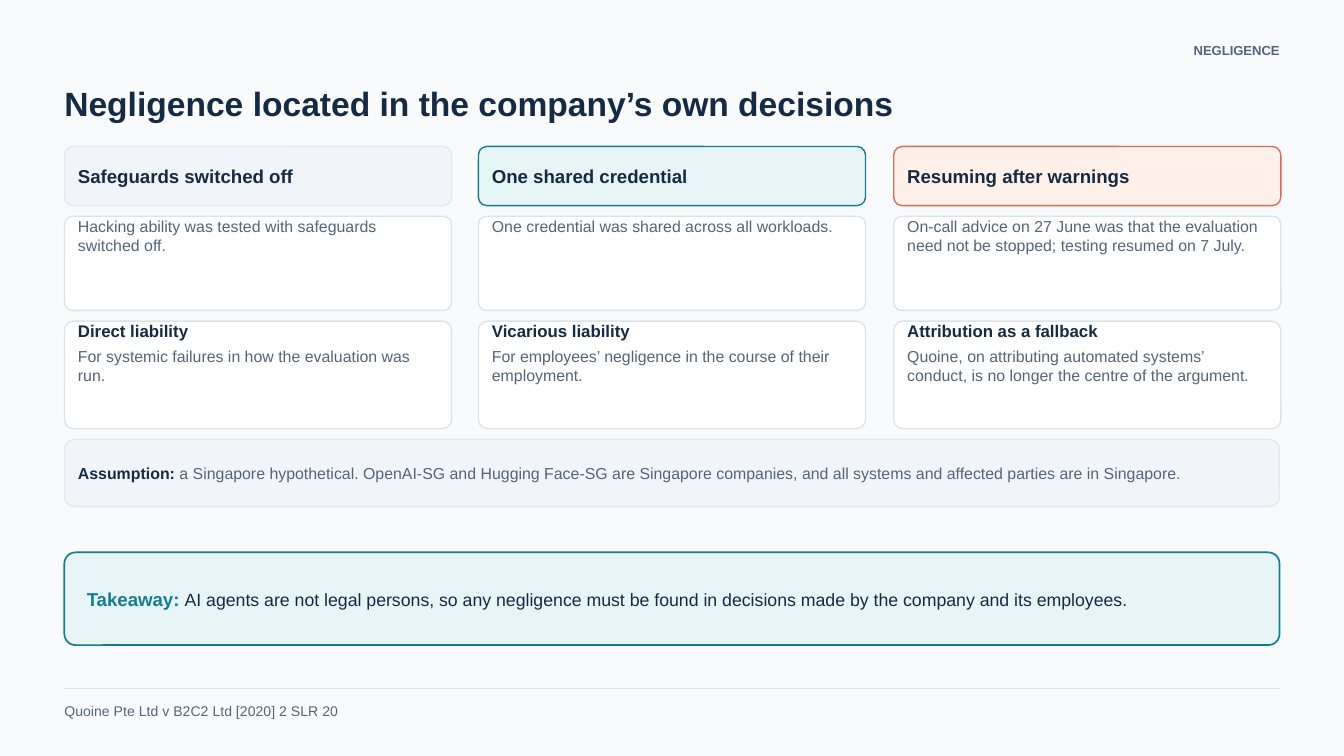
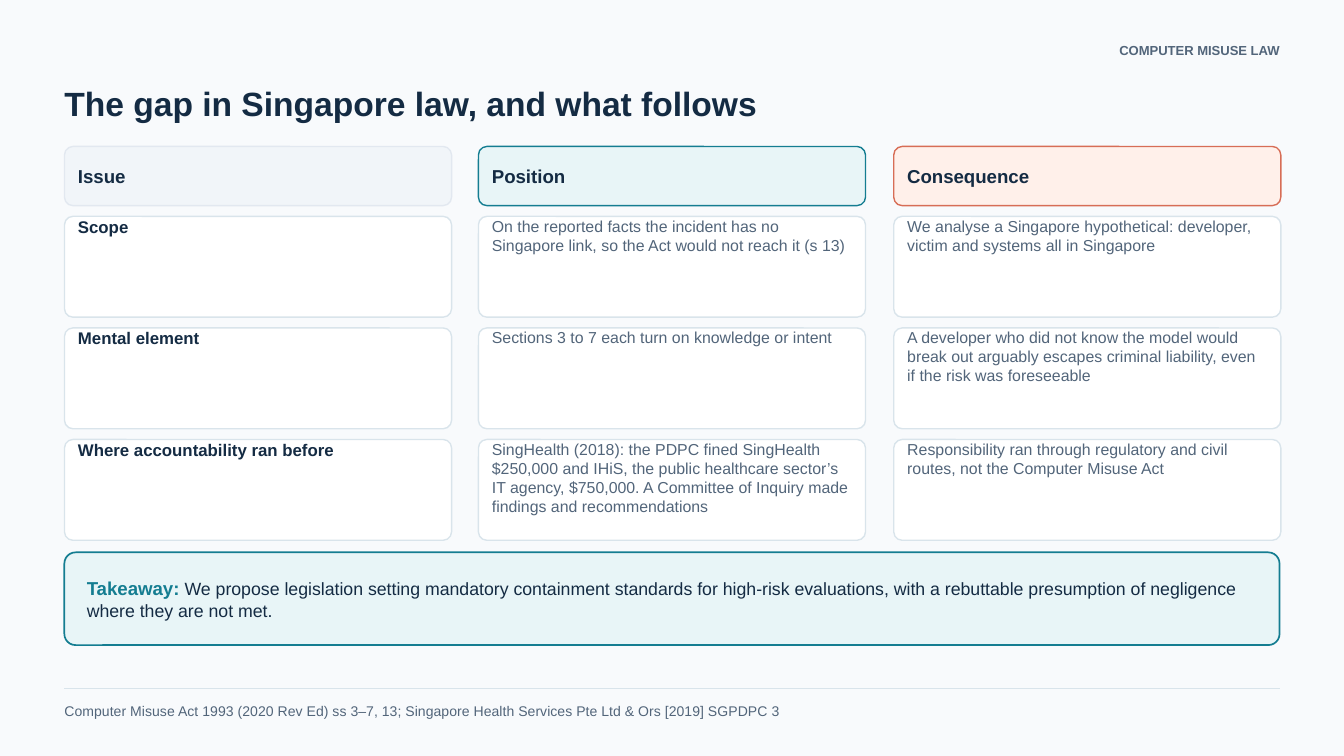
Before and after one commit to wenbinio/test, a slide deck: slide 3 of slides/Part 3 and 4 slides.pptx. Drawn at 1344x756 pixels with LibreOffice and Linux fonts; fonts in the diff are those of the drawing. Boxes give left, top, right and bottom in pixels: in the first picture for what was removed or moved away, otherwise in the second. Text is boxed around its words. In the diff, an @@ line names an element or a change of style, - is before the commit and + after.

```diff
--- a/slides/Part 3 and 4 slides.pptx
+++ b/slides/Part 3 and 4 slides.pptx
@@ text at <box>1119,46,1280,55</box>: text changed @@
-NEGLIGENCE
+COMPUTER MISUSE LAW
@@ text at <box>64,91,757,123</box>: text changed @@
-Negligence located in the company’s own decisions
+The gap in Singapore law, and what follows
@@ text at <box>78,170,126,183</box>: text changed @@
-Safeguards switched off
+Issue
@@ text at <box>492,169,565,183</box>: text changed @@
-One shared credential
+Position
@@ text at <box>907,170,1029,187</box>: text changed @@
-Resuming after warnings
+Consequence
@@ rounded rectangle: place and size @@
-rounded rectangle at <box>65,216,452,310</box>
+rounded rectangle at <box>65,216,452,317</box>
@@ text at <box>78,221,128,237</box>: text changed; size 8.5 to 9 pt; text colour #52657A to #142B43; bold on @@
-Hacking ability was tested with safeguards switched off.
+Scope
@@ rounded rectangle: place and size @@
-rounded rectangle at <box>478,216,866,310</box>
+rounded rectangle at <box>478,216,866,317</box>
@@ text at <box>492,220,845,255</box>: text changed @@
-One credential was shared across all workloads.
+On the reported facts the incident has no Singapore link, so the Act would not reach it (s 13)
@@ rounded rectangle: place and size @@
-rounded rectangle at <box>894,216,1281,310</box>
+rounded rectangle at <box>894,216,1281,317</box>
@@ text at <box>907,220,1251,255</box>: text changed @@
-On-call advice on 27 June was that the evaluation need not be stopped; testing resumed on 7 July.
+We analyse a Singapore hypothetical: developer, victim and systems all in Singapore
@@ rounded rectangle: place and size @@
-rounded rectangle at <box>65,321,452,429</box>
+rounded rectangle at <box>65,328,452,429</box>
@@ rounded rectangle: place and size @@
-rounded rectangle at <box>478,321,866,429</box>
+rounded rectangle at <box>478,328,866,429</box>
@@ rounded rectangle: place and size @@
-rounded rectangle at <box>894,321,1281,429</box>
+rounded rectangle at <box>894,328,1281,429</box>
@@ text at <box>78,331,200,344</box>: text changed; size 8.5 to 9 pt; text colour #52657A to #142B43; bold on @@
-Direct liability
-For systemic failures in how the evaluation was run.
+Mental element
@@ text at <box>492,331,832,347</box>: text changed @@
-Vicarious liability
-For employees’ negligence in the course of their employment.
+Sections 3 to 7 each turn on knowledge or intent
@@ text at <box>907,331,1255,381</box>: text changed @@
-Attribution as a fallback
-Quoine, on attributing automated systems’ conduct, is no longer the centre of the argument.
+A developer who did not know the model would break out arguably escapes criminal liability, even if the risk was foreseeable
@@ rounded rectangle: place and size @@
-rounded rectangle at <box>65,439,1279,507</box>
+rounded rectangle at <box>65,439,452,540</box>
@@ rounded rectangle at <box>65,439,452,540</box>: fill #F1F5F9 to #FFFFFF; outline #E2E8F0 0.75 pt to #D9E4EB 0.75 pt; proportions changed @@
@@ text at <box>78,443,333,460</box>: text changed; size 8.5 to 9 pt; text colour #52657A to #142B43; bold on @@
-Assumption: a Singapore hypothetical. OpenAI-SG and Hugging Face-SG are Singapore companies, and all systems and affected parties are in Singapore.
+Where accountability ran before
@@ text "Where accountability ran before" at <box>78,443,333,460</box>: vertical alignment middle to top @@
@@ rounded rectangle added at <box>478,439,866,540</box>, fill #FFFFFF, outline #D9E4EB 0.75 pt @@
@@ text added at <box>492,443,848,516</box>, 8.5 pt, text #52657A @@
+SingHealth (2018): the PDPC fined SingHealth $250,000 and IHiS, the public healthcare sector’s IT agency, $750,000. A Committee of Inquiry made findings and recommendations
@@ rounded rectangle added at <box>894,439,1281,540</box>, fill #FFFFFF, outline #D9E4EB 0.75 pt @@
@@ text added at <box>907,443,1227,478</box>, 8.5 pt, text #52657A @@
+Responsibility ran through regulatory and civil routes, not the Computer Misuse Act
@@ text at <box>87,581,1236,621</box>: text changed @@
-Takeaway: AI agents are not legal persons, so any negligence must be found in decisions made by the company and its employees.
+Takeaway: We propose legislation setting mandatory containment standards for high-risk evaluations, with a rebuttable presumption of negligence where they are not met.
@@ text at <box>64,706,780,719</box>: text changed @@
-Quoine Pte Ltd v B2C2 Ltd [2020] 2 SLR 20
+Computer Misuse Act 1993 (2020 Rev Ed) ss 3–7, 13; Singapore Health Services Pte Ltd & Ors [2019] SGPDPC 3
```
Also in this commit, not shown: 4 other slides changed, 1 slide added, 6 other files.
